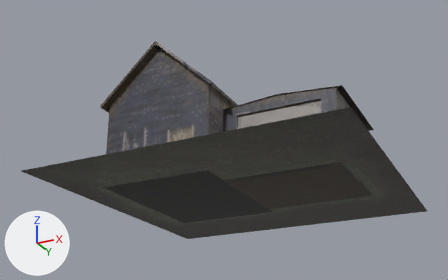
What one commit did to the OBJ model assets/house/house.obj.
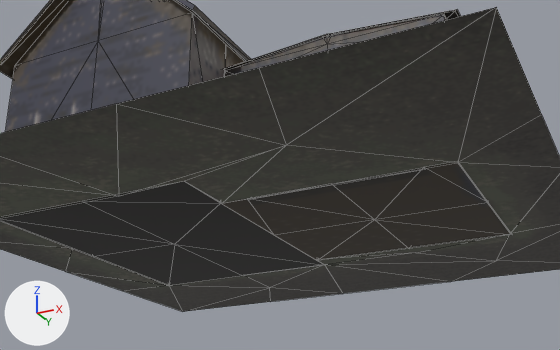
There are two pictures of each version: one whole from a 50 mm lens placed at (5.07, -11.11, -3.73), pointed at (-0.42, -0.12, 1.21), one close up from a 50 mm lens placed at (3.68, -7.07, -2.56), pointed at (0.19, -0.09, 0.58). The axes (+X, +Y, +Z) are drawn at lower left. The lights are the same throughout. The first two pictures are the older version. The close-ups show mesh edges as thin lines. Where no turn or scale is listed for an object, it has been applied to the vertices. Vertices at exactly the same position are counted once.

The older version as bpy lines, for what is in view:
```python
me_house = bpy.data.meshes.new('House')
me_house.from_pydata(...)  # 111 vertices, 208 faces; spans x -2.47..2.44, y -1.78..1.72, z 0.0..2.95
me_house.materials.append(mat_house0)  # picture img_house0_png
me_plane = bpy.data.meshes.new('Plane')
me_plane.from_pydata(...)  # 32 vertices, 37 faces, 1 loose edge; spans x -3.1..3.1, y -3.13..3.07, z 0.0
me_plane.materials.append(mat_grass0)  # picture img_grass0_png
ob_house = bpy.data.objects.new('House', me_house)
ob_house.location = (0.0, 0.0, 0.0)
ob_plane = bpy.data.objects.new('Plane', me_plane)
ob_plane.location = (0.0, 0.0, 0.0)
```
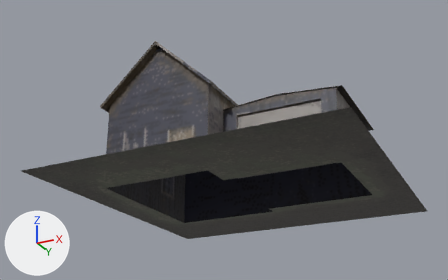
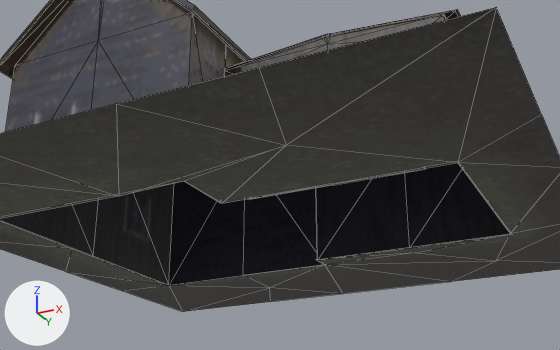
The change in detail:
me_house is used by ob_house; location (0.0, 0.0, 0.0).
me_house had 111 vertices, 208 faces and spanned x -2.47..2.44, y -1.78..1.72, z 0.0..2.95.
me_house now has 108 vertices, 186 faces and spans x -2.47..2.44, y -1.78..1.72, z 0.0..2.95.
Part 1, on me_house:
3 vertices are removed from x -1.18..1.15, y -0.03..0.17, z 0.0.
22 faces are deleted.

Changed parts and their boxes [x1, y1, x2, y2] in the close-ups (560 x 350 px):
'House', reshaped: before [0, 0, 511, 286]; after [0, 0, 510, 285]
part 1 of me_house, deleted: before [0, 162, 511, 286]
